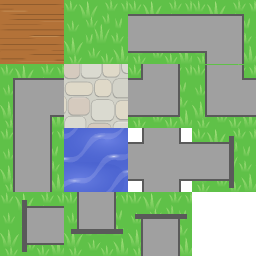
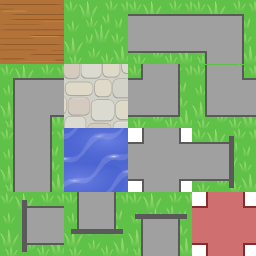
Before/after of a 256 x 256 layered artwork. What changed in the layer stack:
added layer "bad pipe" above "grass copy" over left=192, top=192, right=256, bottom=256
